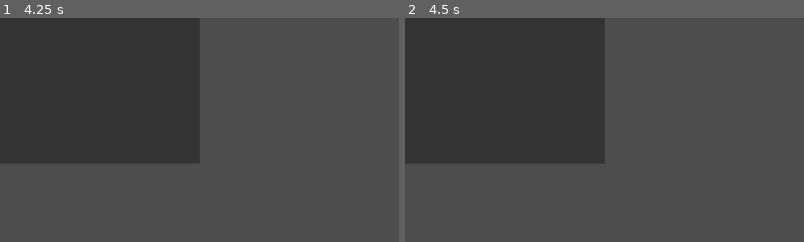
Above: before the commit, frames 1-2 (left to right).
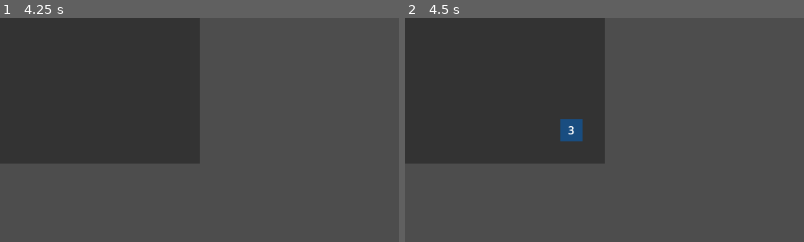
Above: after the commit, the same moments.

Repository: JeremelleV/Catsweeper
Game: Godot game, scene res://scenes/GameBoard.tscn
Same seed, same stepped clock (60 frames per second), same inputs: the game is played once before the commit and once after it.
Inputs (mouse positions are % of the whole screen's width and height, from its top left):
- Up to frame 1 (4.25 s): tap Enter at 0.5, 2, 3.5 s; move the mouse to (72, 45) at 0.52 s; click (72, 45) at 0.67 s; tap Space at 1.25, 2.75 s; move the mouse to (30, 55) at 1.27 s; click (30, 55) at 1.42 s; move the mouse to (60, 28) at 2.02 s; click (60, 28) at 2.17 s; move the mouse to (45, 70) at 2.77 s; click (45, 70) at 2.92 s; move the mouse to (80, 65) at 3.52 s; click (80, 65) at 3.67 s
- Up to frame 2 (4.5 s): tap Space at 4.25 s; move the mouse to (20, 35) at 4.27 s; click (20, 35) at 4.42 s
The pictures show only the part of the screen within x 0-50%, y 12-62%; the shares and areas given below are measured in that part.

Frame 1 is identical in both runs. In frame 2, 0.6% of the frame differs, in the area x 38-45%, y 45-56%.

Commit message:
Added minesweeper logic

Diff:
--- a/scripts/GameBoard.gd
+++ b/scripts/GameBoard.gd
@@ -3,26 +3,252 @@
 @export var cols: int = 9
 @export var rows: int = 9
 @export var cell_size: int = 32
+@export var mine_count: int = 10
+
+enum CellState { HIDDEN, REVEALED, FLAGGED }
 
 var cells: Array = []
+var cell_labels: Array = []
+var board_data: Array = []
+
+var first_click_done: bool = false
+var game_over: bool = false
+
+var rng := RandomNumberGenerator.new()
+
 
 func _ready() -> void:
+	rng.randomize()
 	_create_board()
 
+
 func _create_board() -> void:
-	# Clear old children if recreate the board
 	for child in get_children():
 		child.queue_free()
+
 	cells.clear()
-
-	for y in range(rows):
-		var row: Array = []
+	cell_labels.clear()
+	board_data.clear()
+	first_click_done = false
+	game_over = false
+
+	for y in range(rows):
+		var row_nodes: Array = []
+		var row_labels: Array = []
+		var row_data: Array = []
+
 		for x in range(cols):
 			var tile := ColorRect.new()
 			tile.size = Vector2(cell_size, cell_size)
 			tile.position = Vector2(x * cell_size, y * cell_size)
-			tile.color = Color(0.2, 0.2, 0.2) # placeholder dark gray
-
+			tile.color = Color(0.2, 0.2, 0.2)
 			add_child(tile)
-			row.append(tile)
-		cells.append(row)
+
+			var label := Label.new()
+			label.set_anchors_preset(Control.PRESET_FULL_RECT)
+			label.horizontal_alignment = HORIZONTAL_ALIGNMENT_CENTER
+			label.vertical_alignment = VERTICAL_ALIGNMENT_CENTER
+			label.text = ""
+			tile.add_child(label)
+
+			row_nodes.append(tile)
+			row_labels.append(label)
+
+			var cell_data := {
+				"has_mine": false,
+				"neighbour_count": 0,
+				"state": CellState.HIDDEN
+			}
+			row_data.append(cell_data)
+
+		cells.append(row_nodes)
+		cell_labels.append(row_labels)
+		board_data.append(row_data)
+
+
+func _input(event: InputEvent) -> void:
+	if game_over:
+		return
+
+	if event is InputEventMouseButton and event.pressed:
+		var mouse_event := event as InputEventMouseButton
+
+		# Position in GameBoard local coordinates
+		var local_pos := to_local(mouse_event.position)
+		var x := int(floor(local_pos.x / cell_size))
+		var y := int(floor(local_pos.y / cell_size))
+
+		# Debug so you can see clicks in console
+		print("Click at local:", local_pos, " -> cell (", x, ",", y, ")")
+
+		if x < 0 or x >= cols or y < 0 or y >= rows:
+			return
+
+		if mouse_event.button_index == MOUSE_BUTTON_LEFT:
+			_handle_left_click(x, y)
+		elif mouse_event.button_index == MOUSE_BUTTON_RIGHT:
+			_handle_right_click(x, y)
+
+
+func _handle_left_click(x: int, y: int) -> void:
+	if game_over:
+		return
+
+	var cell = board_data[y][x]
+	if cell["state"] == CellState.REVEALED:
+		return
+
+	if not first_click_done:
+		_place_mines(x, y)
+		_calculate_neighbours()
+		first_click_done = true
+		cell = board_data[y][x]  # refresh, just in case
+
+	if cell["has_mine"]:
+		_trigger_mine(x, y)
+		return
+
+	# 👇 NEW: decide between single reveal or flood-fill
+	if cell["neighbour_count"] == 0:
+		_flood_fill_from(x, y)
+	else:
+		_reveal_cell(x, y)
+
+	_check_win_condition()
+
+
+func _handle_right_click(x: int, y: int) -> void:
+	if game_over or not first_click_done:
+		return
+
+	var cell = board_data[y][x]
+	if cell["state"] == CellState.REVEALED:
+		return
+
+	if cell["state"] == CellState.HIDDEN:
+		cell["state"] = CellState.FLAGGED
+	elif cell["state"] == CellState.FLAGGED:
+		cell["state"] = CellState.HIDDEN
+
+	_update_tile_visual(x, y)
+
+
+func _place_mines(safe_x: int, safe_y: int) -> void:
+	var available_positions: Array = []
+
+	for y in range(rows):
+		for x in range(cols):
+			if x == safe_x and y == safe_y:
+				continue
+			available_positions.append(Vector2i(x, y))
+
+	available_positions.shuffle()
+
+	var mines_to_place: int = min(mine_count, available_positions.size())
+	for i in range(mines_to_place):
+		var pos: Vector2i = available_positions[i]
+		board_data[pos.y][pos.x]["has_mine"] = true
+
+
+func _calculate_neighbours() -> void:
+	for y in range(rows):
+		for x in range(cols):
+			if board_data[y][x]["has_mine"]:
+				board_data[y][x]["neighbour_count"] = 0
+				continue
+
+			var count := 0
+			for ny in range(max(0, y - 1), min(rows, y + 2)):
+				for nx in range(max(0, x - 1), min(cols, x + 2)):
+					if nx == x and ny == y:
+						continue
+					if board_data[ny][nx]["has_mine"]:
+						count += 1
+
+			board_data[y][x]["neighbour_count"] = count
+
+
+func _reveal_cell(x: int, y: int) -> void:
+	var cell = board_data[y][x]
+	if cell["state"] == CellState.REVEALED:
+		return
+
+	cell["state"] = CellState.REVEALED
+	_update_tile_visual(x, y)
+
+
+func _flood_fill_from(x_start: int, y_start: int) -> void:
+	var stack: Array = []
+	stack.append(Vector2i(x_start, y_start))
+
+	while stack.size() > 0:
+		var pos: Vector2i = stack.pop_back()
+		var x := pos.x
+		var y := pos.y
+
+		var cell = board_data[y][x]
+		if cell["state"] == CellState.REVEALED:
+			continue
+
+		cell["state"] = CellState.REVEALED
+		_update_tile_visual(x, y)
+
+		if cell["neighbour_count"] != 0:
+			continue
+
+		for ny in range(max(0, y - 1), min(rows, y + 2)):
+			for nx in range(max(0, x - 1), min(cols, x + 2)):
+				if nx == x and ny == y:
+					continue
+				var neighbour = board_data[ny][nx]
+				if neighbour["state"] == CellState.HIDDEN and not neighbour["has_mine"]:
+					stack.append(Vector2i(nx, ny))
+
+
+func _trigger_mine(x: int, y: int) -> void:
+	game_over = true
+
+	for yy in range(rows):
+		for xx in range(cols):
+			var cell = board_data[yy][xx]
+			if cell["has_mine"]:
+				cell["state"] = CellState.REVEALED
+				_update_tile_visual(xx, yy)
+
+	cells[y][x].color = Color(1, 0, 0)
+	print("Game over – you clicked a mine.")
+
+
+func _check_win_condition() -> void:
+	for y in range(rows):
+		for x in range(cols):
+			var cell = board_data[y][x]
+			if not cell["has_mine"] and cell["state"] != CellState.REVEALED:
+				return
+
+	game_over = true
+	print("You win! 🎉")
+
+
+func _update_tile_visual(x: int, y: int) -> void:
+	var tile: ColorRect = cells[y][x]
+	var label: Label = cell_labels[y][x]
+	var cell = board_data[y][x]
+
+	match cell["state"]:
+		CellState.HIDDEN:
+			tile.color = Color(0.2, 0.2, 0.2)
+			label.text = ""
+
+		CellState.FLAGGED:
+			tile.color = Color(0.8, 0.8, 0.2)
+			label.text = "F"
+
+		CellState.REVEALED:
+			if cell["has_mine"]:
+				tile.color = Color(0.6, 0, 0)
+				label.text = "X"
+			else:
+				tile.color = Color(0.1, 0.3, 0.5)
+				var n: int = cell["neighbour_count"]
+				label.text = str(n) if n > 0 else ""
